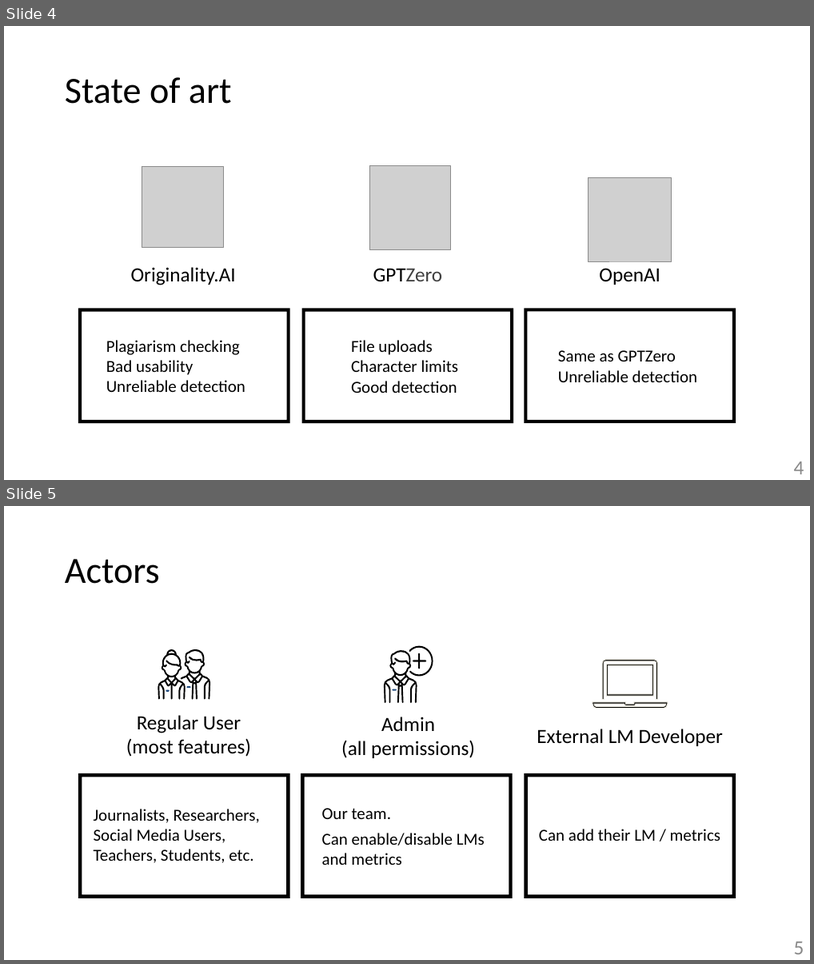
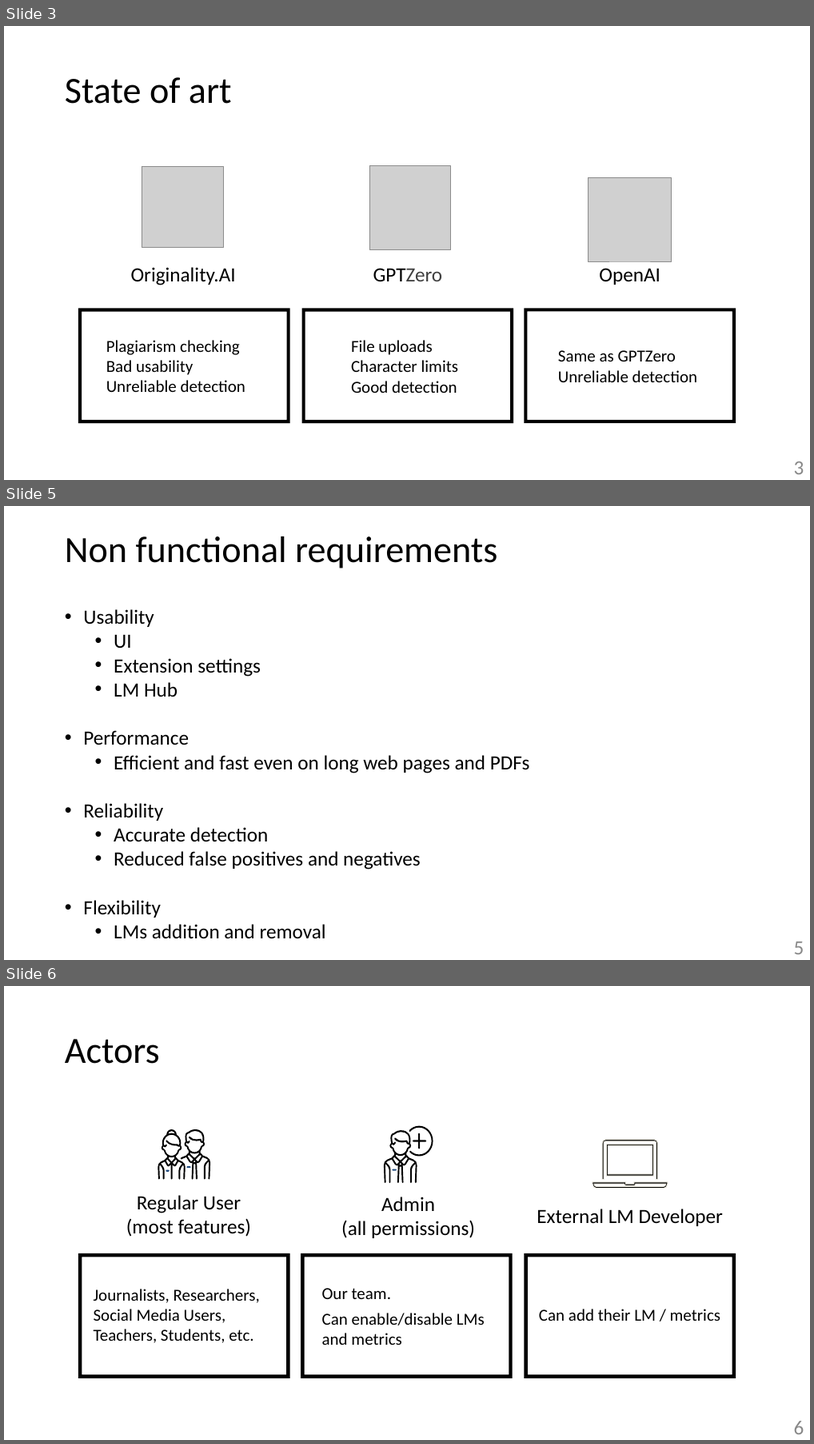
Before and after one commit to zzzzz151/AI-text-detector, a slide deck: presentation-prototype.pptx. Shown one above the other, each under a label of ours: slides 4 and 5 before the commit, slides 3, 5 and 6 after it; the slides between them are not shown. The pictures are 814x964 and 814x1444 pixels, drawn with LibreOffice and Linux fonts; fonts in the diff are those of the drawing; grey boxes stand for pictures. Boxes give left, top, right and bottom in pixels: in the first picture for what was removed or moved away, otherwise in the second. Text is boxed around its words. In the diff, an @@ line names an element or a change of style, - is before the commit and + after.

```diff
--- a/presentation-prototype.pptx
+++ b/presentation-prototype.pptx
@@ slide 5 added at box(4, 506, 810, 960), background #FFFFFF @@
@@ title added at box(65, 536, 498, 568), 44 pt, text #000000 @@
+Non functional requirements
@@ text added at box(83, 609, 530, 938), 24 pt, text #000000 @@
+• Usability
+  • UI
+  • Extension settings
+  • LM Hub
+• Performance
+  • Efficient and fast even on long web pages and PDFs
+• Reliability
+  • Accurate detection
+  • Reduced false positives and negatives
+• Flexibility
+  • LMs addition and removal
@@ page number added at box(794, 941, 805, 954), 24 pt, text #888888 @@
+5
@@ what was slide 4 is now slide 3 @@
@@ page number at box(794, 460, 805, 474): text changed @@
-4
+3
@@ what was slide 5 is now slide 6 @@
@@ page number at box(794, 1420, 805, 1434): text changed @@
-5
+6
```
Also in this commit, not shown: 1 slide changed, 4 other slides added, 4 slides removed.
